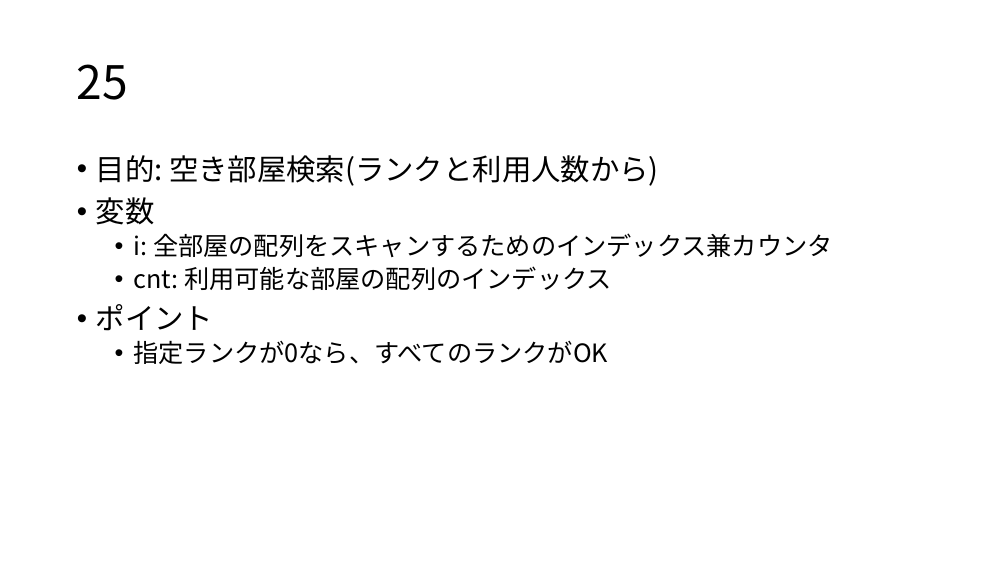
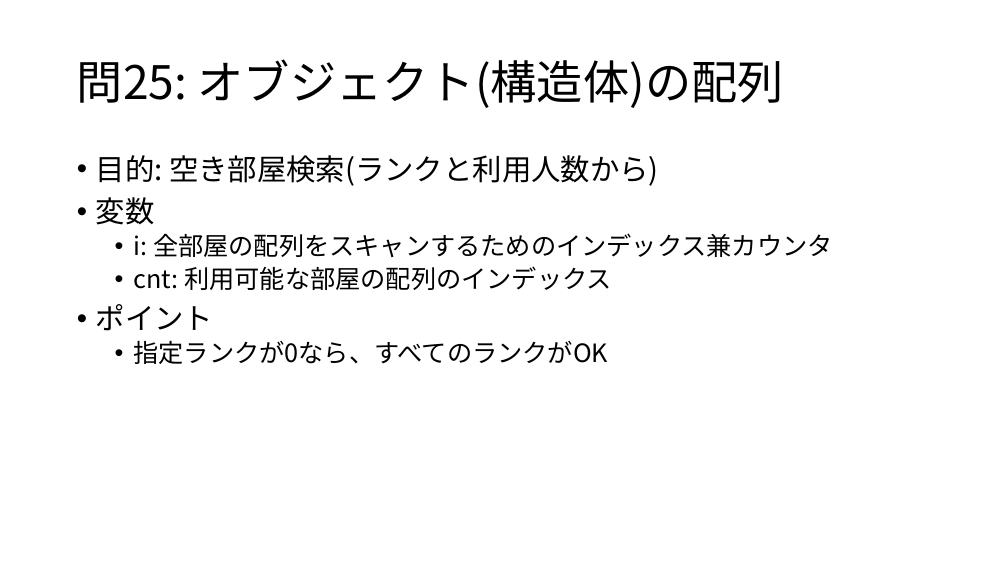
Before and after one commit to osamu377/FromZero, a slide deck: slide 6 of 問題集/問21-25.pptx. Drawn at 1008x567 pixels with LibreOffice and Linux fonts; fonts in the diff are those of the drawing. Boxes give left, top, right and bottom in pixels: in the first picture for what was removed or moved away, otherwise in the second. Text is boxed around its words. In the diff, an @@ line names an element or a change of style, - is before the commit and + after.

```diff
--- a/問題集/問21-25.pptx
+++ b/問題集/問21-25.pptx
@@ title at <box>77,59,784,108</box>: text changed @@
-25
+問25: オブジェクト(構造体)の配列
```
Also in this commit, not shown: 4 other slides changed, 1 slide added, 1 slide removed, 15 other files.
